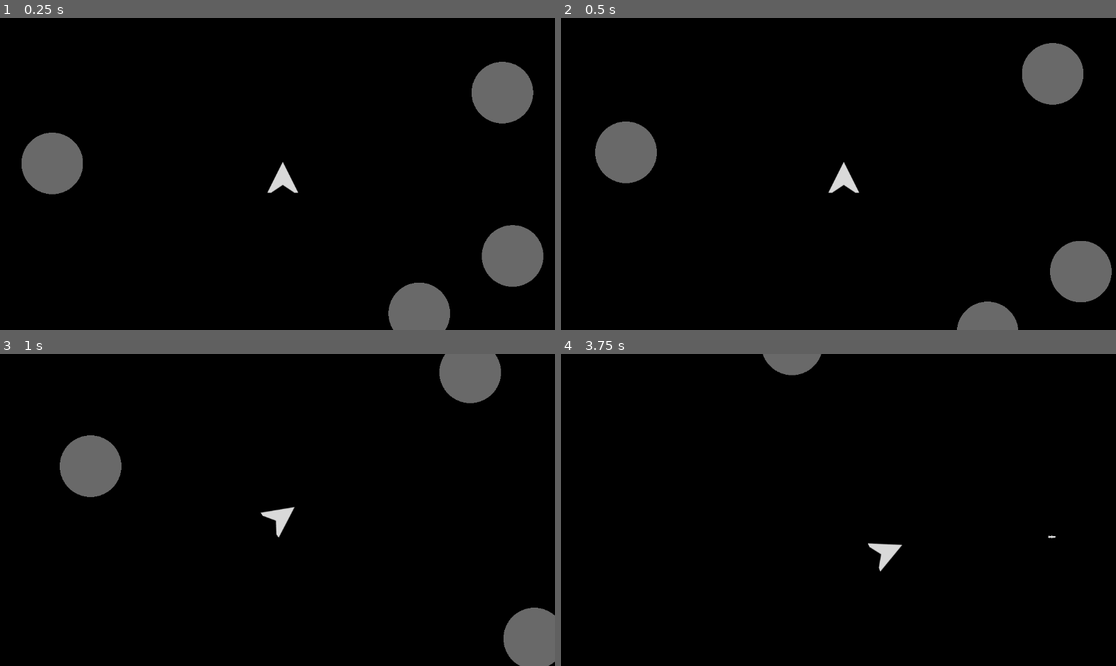
Above: before the commit, frames 1-4 (two rows, left to right).
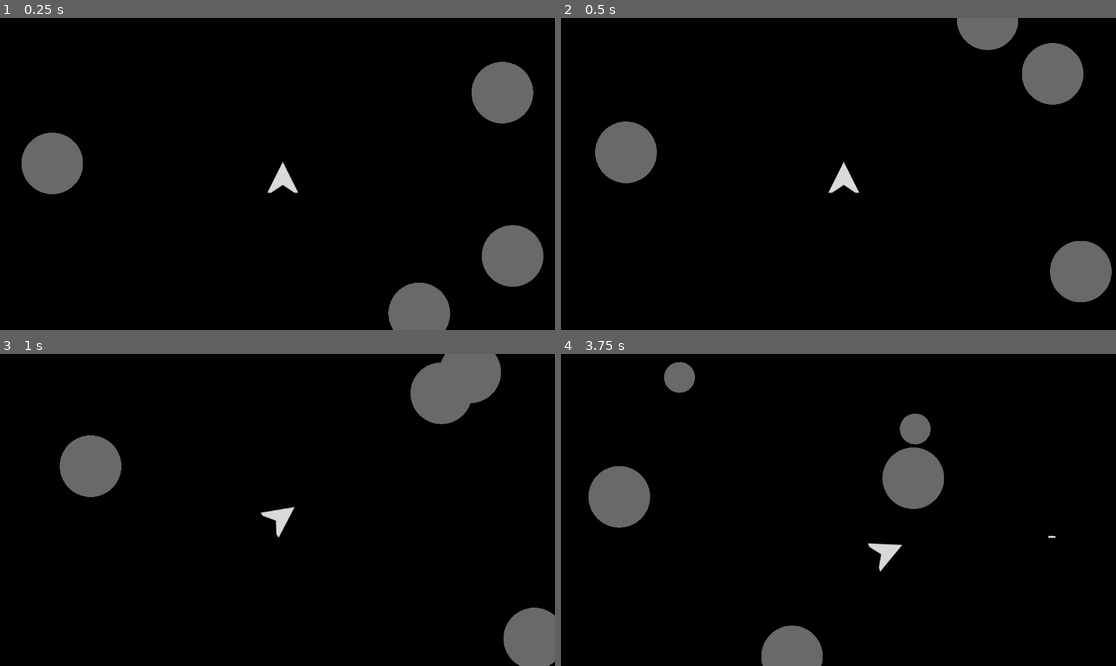
Above: after the commit, the same moments.

Repository: DevlinRocha/asteroids
Game: Godot game, scene res://scenes/main.tscn
The game is run twice, just before and just after one commit, with the same random seed, the same clock (stepped at 60 frames per second) and the same inputs.
Inputs:
- Up to frame 1 (0.25 s): no input
- Up to frame 2 (0.5 s): no input
- Up to frame 3 (1 s): hold D (right) from 0.53 s (still down); tap S (decelerate) at 0.6 s
- Up to frame 4 (3.75 s): release D (right) at 1.28 s; hold A (left) 1.28-2.03 s; tap Space (shoot) at 1.35, 2.85 s; hold D (right) 2.03-2.78 s; tap S (decelerate) at 2.1, 3.6 s; hold W (accelerate) 2.78-3.53 s; hold A (left) from 3.53 s (still down)

Frame 1 is identical in both runs. In frame 2, 1.7% of the frame differs, in the area x 71-83%, y 0-100%; in frame 3, 1.2%; in frame 4, 6.1%, in the area x 4-70%, y 0-100%.

Commit message:
add screen wrap

Diff:
--- a/scenes/asteroid.tscn
+++ b/scenes/asteroid.tscn
@@ -1,6 +1,7 @@
-[gd_scene load_steps=3 format=3 uid="uid://cbd7vsp0eeex4"]
+[gd_scene load_steps=4 format=3 uid="uid://cbd7vsp0eeex4"]
 
 [ext_resource type="Script" path="res://scripts/asteroid.gd" id="1_a1bsu"]
+[ext_resource type="PackedScene" uid="uid://b0aee6c2tdk3d" path="res://scenes/screen_wrap.tscn" id="2_eq1xv"]
 
 [sub_resource type="CircleShape2D" id="CircleShape2D_wiywb"]
 radius = 64.0
@@ -12,3 +13,5 @@
 
 [node name="CollisionShape2D" type="CollisionShape2D" parent="."]
 shape = SubResource("CircleShape2D_wiywb")
+
+[node name="ScreenWrap" parent="." instance=ExtResource("2_eq1xv")]
--- a/scenes/player.tscn
+++ b/scenes/player.tscn
@@ -1,8 +1,9 @@
-[gd_scene load_steps=4 format=3 uid="uid://sid1k1bruikk"]
+[gd_scene load_steps=5 format=3 uid="uid://sid1k1bruikk"]
 
 [ext_resource type="Texture2D" uid="uid://dexcj66ug87n0" path="res://assets/Ship.svg" id="1_hdk66"]
 [ext_resource type="Script" path="res://scripts/player.gd" id="1_xc0ft"]
 [ext_resource type="PackedScene" uid="uid://b4tqp3l1oqsen" path="res://scenes/rocket_launcher.tscn" id="3_qa35o"]
+[ext_resource type="PackedScene" uid="uid://b0aee6c2tdk3d" path="res://scenes/screen_wrap.tscn" id="4_wobbm"]
 
 [node name="Player" type="CharacterBody2D"]
 motion_mode = 1
@@ -16,3 +17,5 @@
 
 [node name="RocketLauncher" parent="." instance=ExtResource("3_qa35o")]
 position = Vector2(0, -27)
+
+[node name="ScreenWrap" parent="." instance=ExtResource("4_wobbm")]
--- a/scenes/rocket.tscn
+++ b/scenes/rocket.tscn
@@ -1,7 +1,8 @@
-[gd_scene load_steps=4 format=3 uid="uid://btuddo5nwyi5y"]
+[gd_scene load_steps=5 format=3 uid="uid://btuddo5nwyi5y"]
 
 [ext_resource type="Script" path="res://scripts/rocket.gd" id="1_t772m"]
 [ext_resource type="Texture2D" uid="uid://072rvo0slqgc" path="res://assets/Rocket.svg" id="2_wpyo7"]
+[ext_resource type="PackedScene" uid="uid://b0aee6c2tdk3d" path="res://scenes/screen_wrap.tscn" id="3_0ye32"]
 
 [sub_resource type="RectangleShape2D" id="RectangleShape2D_j427t"]
 size = Vector2(6, 16)
@@ -18,6 +19,8 @@
 [node name="CollisionShape2D" type="CollisionShape2D" parent="."]
 shape = SubResource("RectangleShape2D_j427t")
 
+[node name="ScreenWrap" parent="." instance=ExtResource("3_0ye32")]
+
 [node name="Lifetime" type="Timer" parent="."]
 one_shot = true
 autostart = true
--- a/scripts/main.gd
+++ b/scripts/main.gd
@@ -51,7 +51,6 @@
 			return
 
 
-
 func new_level() -> void:
 	wipe("all")
 	respawn_player()
